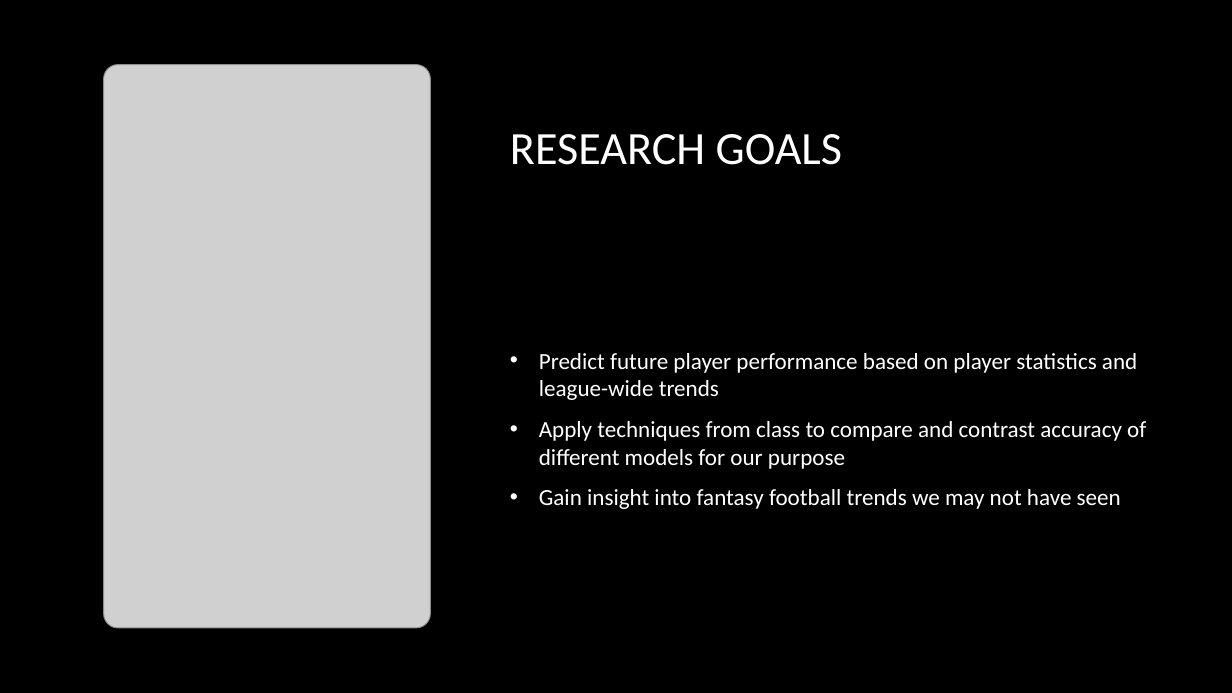
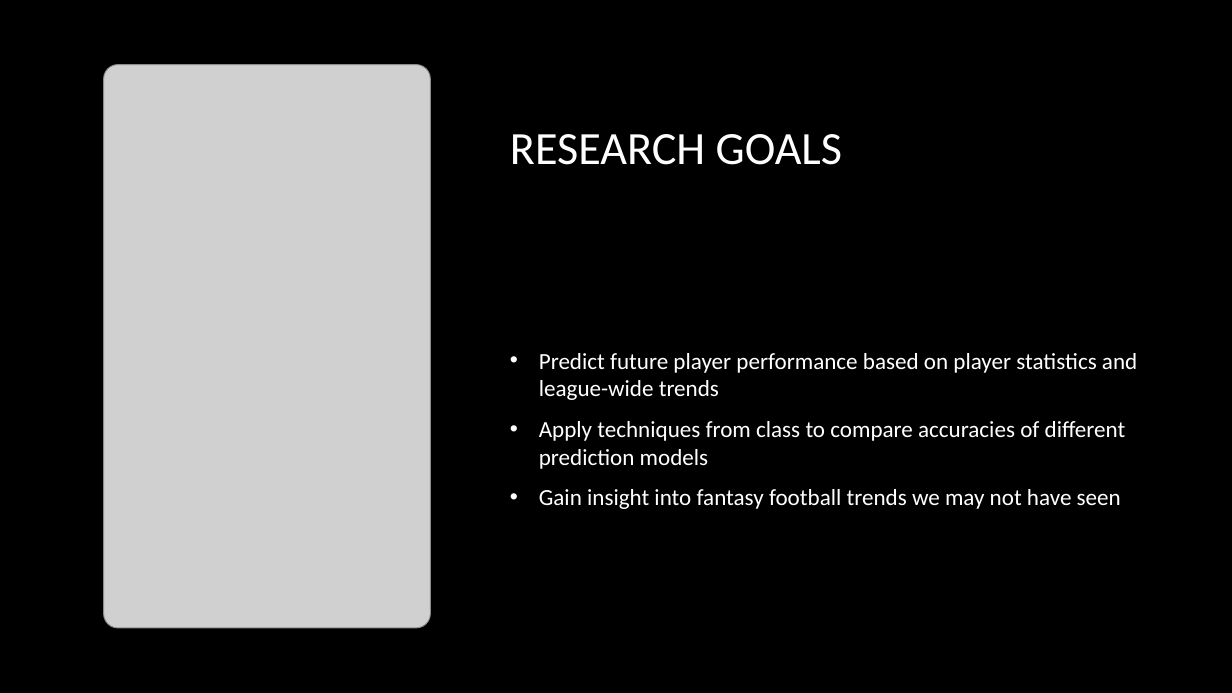
Before and after one commit to rjcarne/FantasyFootball8420, a slide deck: slide 4 of FantasyPresentation.pptx (slide 3 before the commit). Drawn at 1232x693 pixels with LibreOffice and Linux fonts; fonts in the diff are those of the drawing; grey boxes stand for pictures; background and template pictures are left out. Boxes give left, top, right and bottom in pixels: in the first picture for what was removed or moved away, otherwise in the second. Text is boxed around its words. In the diff, an @@ line names an element or a change of style, - is before the commit and + after.

Commit message:
changes to ppt

```diff
--- a/FantasyPresentation.pptx
+++ b/FantasyPresentation.pptx
@@ text at (539, 421, 1126, 469): text changed @@
-• Apply techniques from class to compare and contrast accuracy of different models for our purpose
+• Apply techniques from class to compare accuracies of different prediction models
```
Also in this commit, not shown: 10 slides added, 1 other file.
